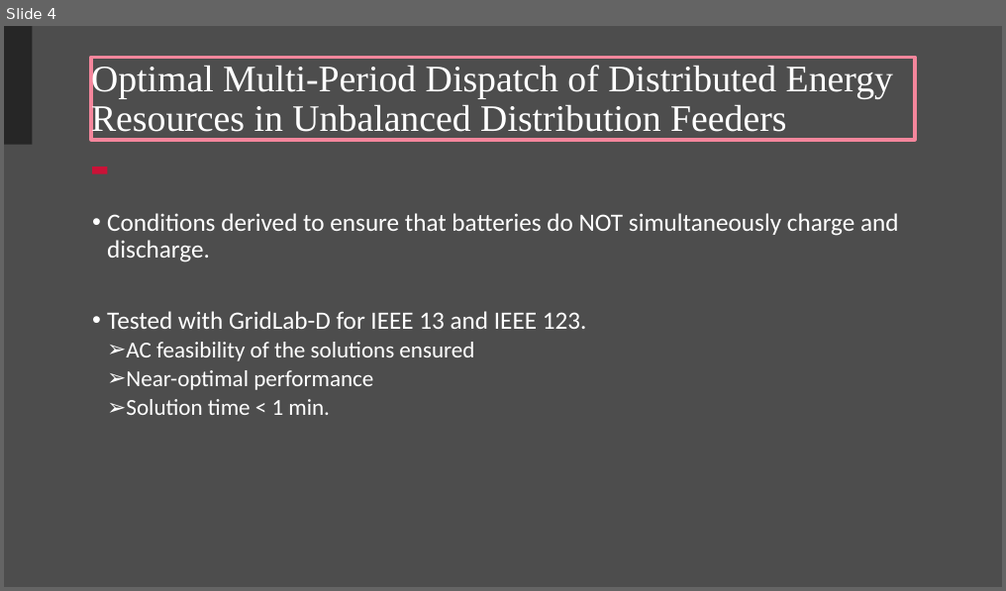
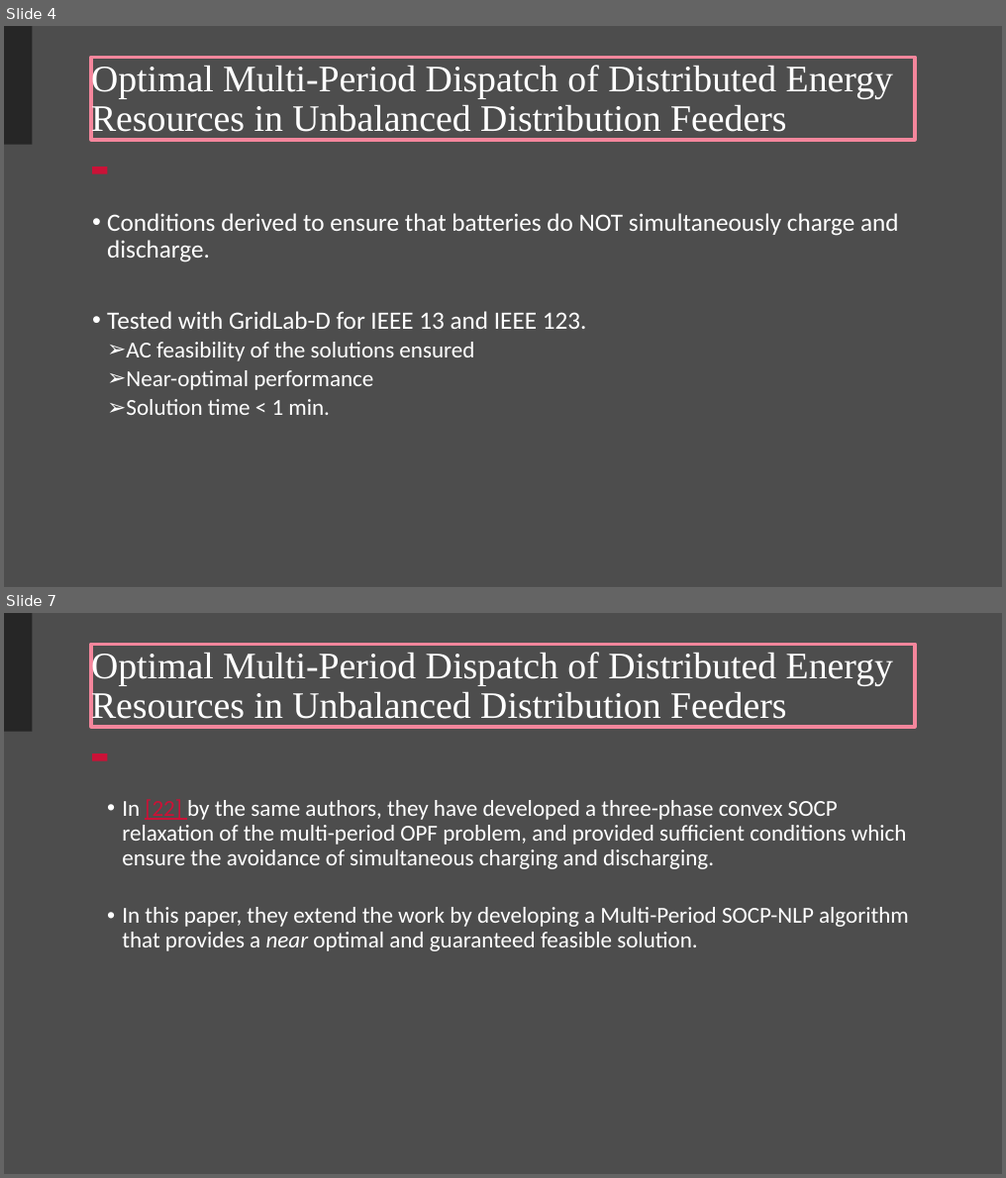
Before and after one commit to Realife-Brahmin/OriginalDocsHub, a slide deck: research_showcase/multiPeriodOptimization_aryan_ritwajeet_jha.pptx. Shown one above the other, each under a label of ours: slide 4 before the commit, slides 4 and 7 after it; the slides between them are not shown. The pictures are 1006x591 and 1006x1178 pixels, drawn with LibreOffice and Linux fonts; fonts in the diff are those of the drawing; background and template pictures are left out. Boxes give left, top, right and bottom in pixels: in the first picture for what was removed or moved away, otherwise in the second. Text is boxed around its words. In the diff, an @@ line names an element or a change of style, - is before the commit and + after.

Commit message:
slides updated until main-contributions of the paper.

```diff
--- a/research_showcase/multiPeriodOptimization_aryan_ritwajeet_jha.pptx
+++ b/research_showcase/multiPeriodOptimization_aryan_ritwajeet_jha.pptx
@@ slide 7 added at (x1=4, y1=613, x2=1002, y2=1174), background #4D4D4D; not listed: 2 template elements that a slide beside it also shows @@
@@ title added at (x1=91, y1=644, x2=915, y2=727), outline #F4869C 3 pt, 36 pt, text #FFFFFF @@
+Optimal Multi-Period Dispatch of Distributed Energy Resources in Unbalanced Distribution Feeders
@@ text added at (x1=122, y1=799, x2=909, y2=952), 22 pt, text #FFFFFF @@
+  • In [22] by the same authors, they have developed a three-phase convex SOCP relaxation of the multi-period OPF problem, and provided sufficient conditions which ensure the avoidance of simultaneous charging and discharging.
+  • In this paper, they extend the work by developing a Multi-Period SOCP-NLP algorithm that provides a near optimal and guaranteed feasible solution.
```
Also in this commit, not shown: 3 other slides added.
